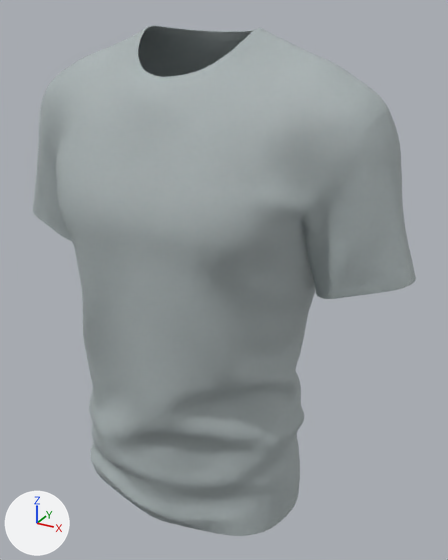
One commit to the glTF model public/shirt_model.glb: the scene before it, then after it.
Before and after are seen from a camera (50 mm lens) standing at (1.8, -2.93, 2.97) and looking at (0.16, 0.06, 1.48). Arrows for +X, +Y and +Z are at lower left; the lights stay in place. Where no turn or scale is listed for an object, it has been applied to the vertices.

The scene before the commit, as lines of its bpy script (objects in view):
```python
me_mesh_001 = bpy.data.meshes.new('Mesh.001')
me_mesh_001.from_pydata(...)  # 9939 vertices, 19517 faces; spans x -1.28..1.27, y -0.67..0.58, z -1.63..1.21
me_mesh_001.materials.append(mat_lambert1)
ob_t_shirt = bpy.data.objects.new('t_shirt', me_mesh_001)
ob_t_shirt.location = (0.0, 0.0, 1.675)
```
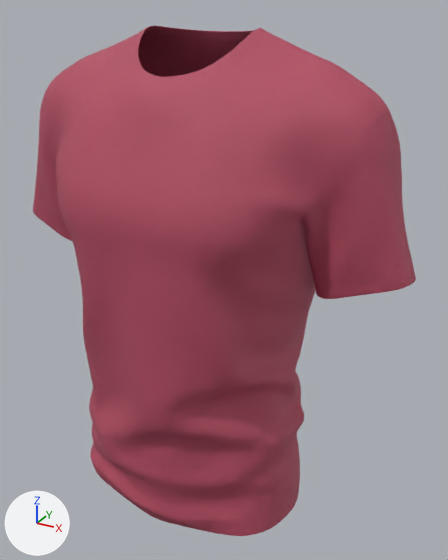
Commit message: update material name with blender

What differs and where, as boxes [x1, y1, x2, y2] in the pictures (448 x 560 px):
't_shirt', recoloured (grey to brown)
    both: [33, 26, 416, 536]

The change, as a list of edits to the scene's bpy script:
```text
Add mat_shirt_mat:
    mat_shirt_mat = bpy.data.materials.new('shirt_mat')
    # colours: red #ba4e66
    # uses the picture img_image_0
Change me_mesh_001:
    where me_mesh_001.from_pydata(...)  # 9939 vertices, 19517 faces; spans x -1.28..1.27, y -0.67..0.58, z -1.63..1.21
    remove me_mesh_001.materials.append(mat_lambert1)
    add me_mesh_001.materials.append(mat_shirt_mat)
```
